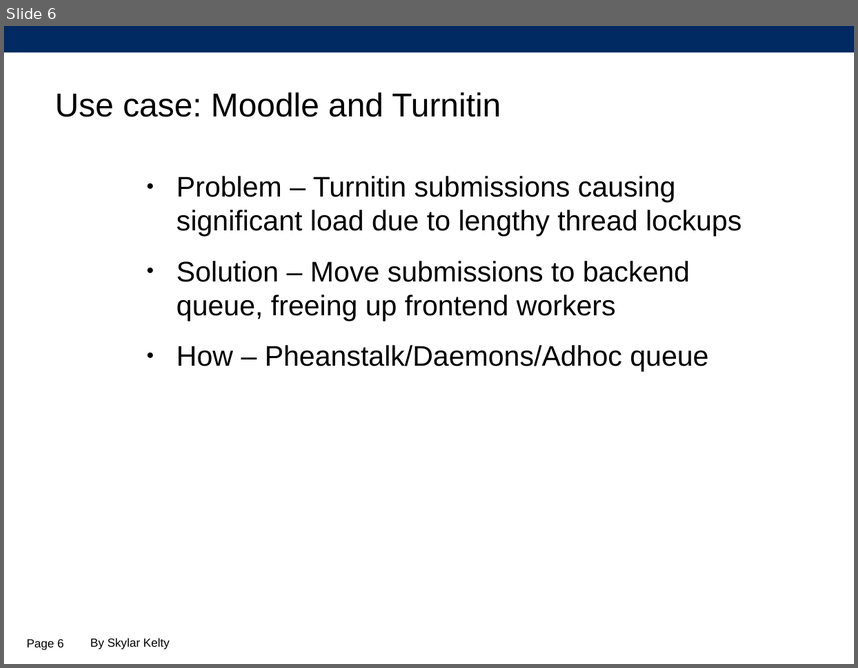
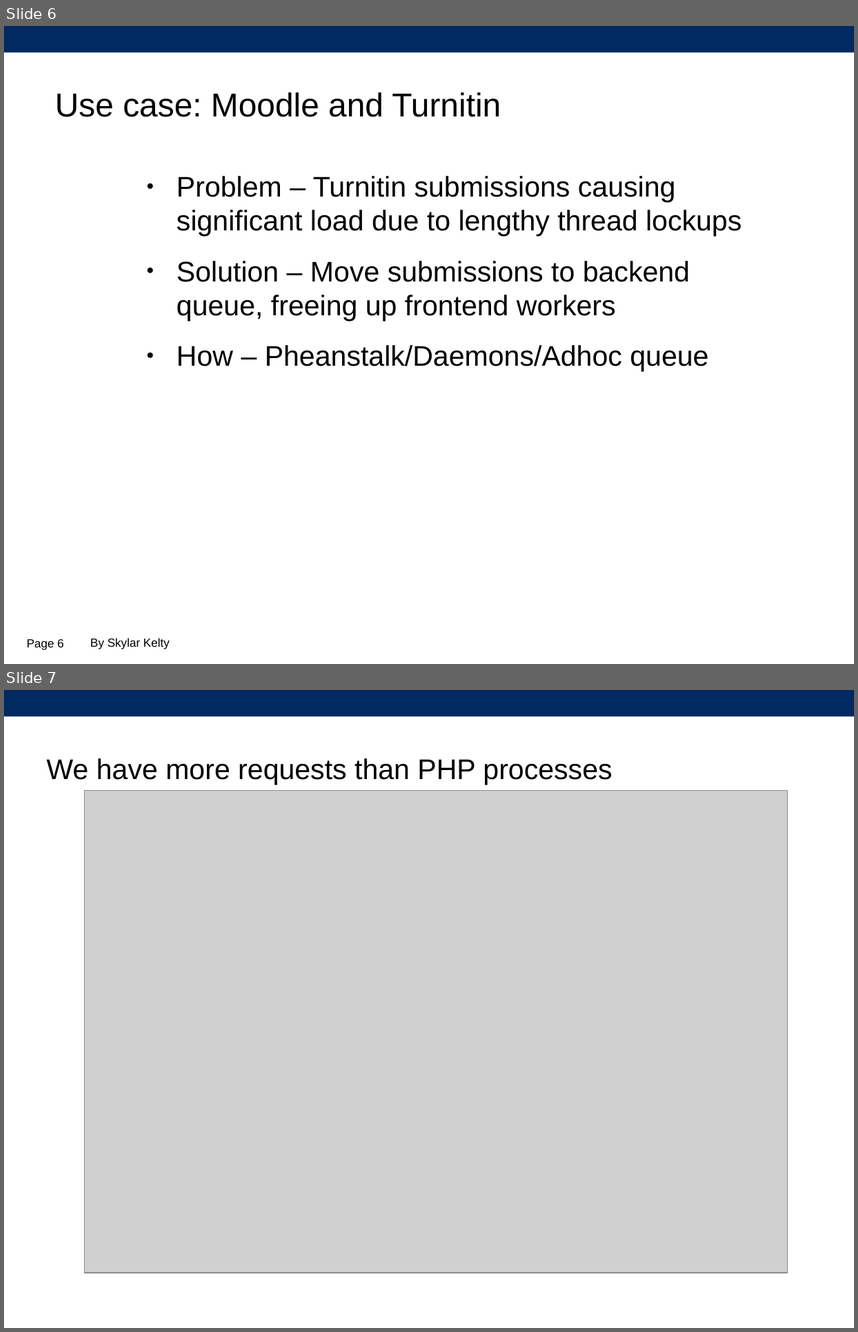
Before and after one commit to SkylarKelty/pheanstalkd-demo, a slide deck: presentation/beanstalkd.odp. Shown one above the other, each under a label of ours: slide 6 before the commit, slides 6 and 7 after it. The pictures are 858x668 and 858x1332 pixels, drawn with LibreOffice and Linux fonts; fonts in the diff are those of the drawing; grey boxes stand for pictures; background and template pictures are left out. Boxes give left, top, right and bottom in pixels: in the first picture for what was removed or moved away, otherwise in the second. Text is boxed around its words. In the diff, an @@ line names an element or a change of style, - is before the commit and + after.

```diff
--- a/presentation/beanstalkd.odp
+++ b/presentation/beanstalkd.odp
@@ slide 7 added at <box>4,690,854,1328</box>, background #FFFFFF; not listed: 1 template element that a slide beside it also shows @@
@@ title added at <box>47,758,612,785</box>, 24 pt, text #000000 @@
+We have more requests than PHP processes
@@ picture added at <box>84,790,787,1272</box> @@
```
Also in this commit, not shown: 2 slides changed, 7 other slides added, 1 slide removed.
